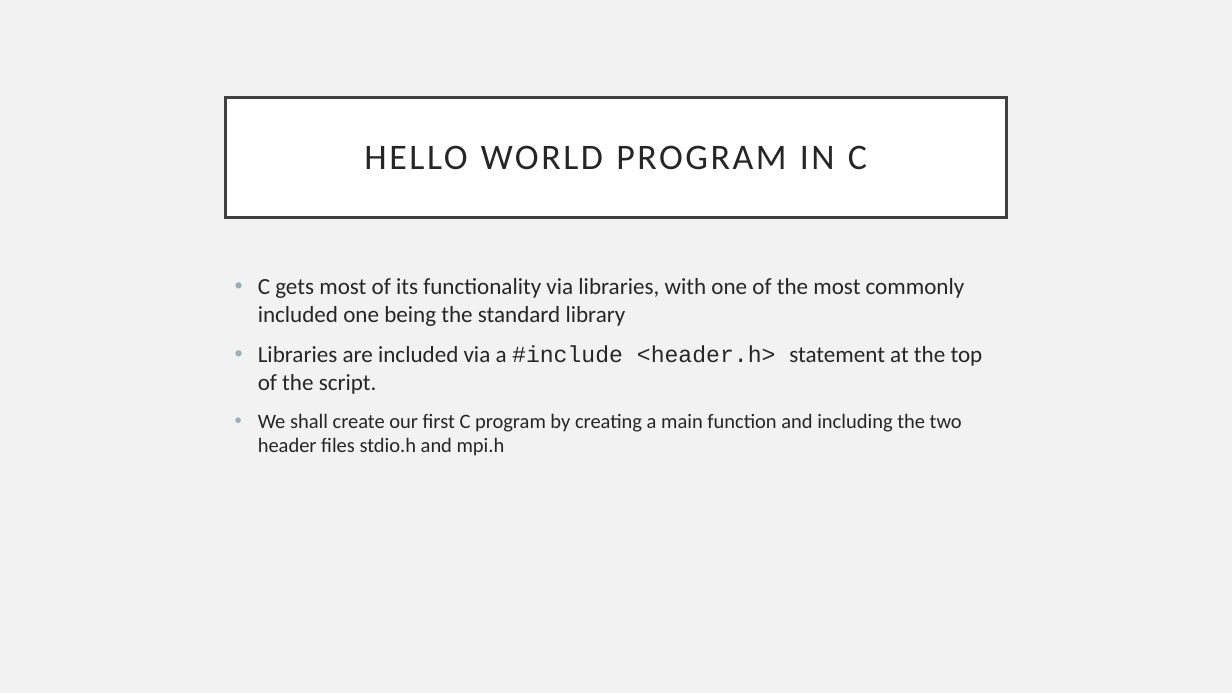
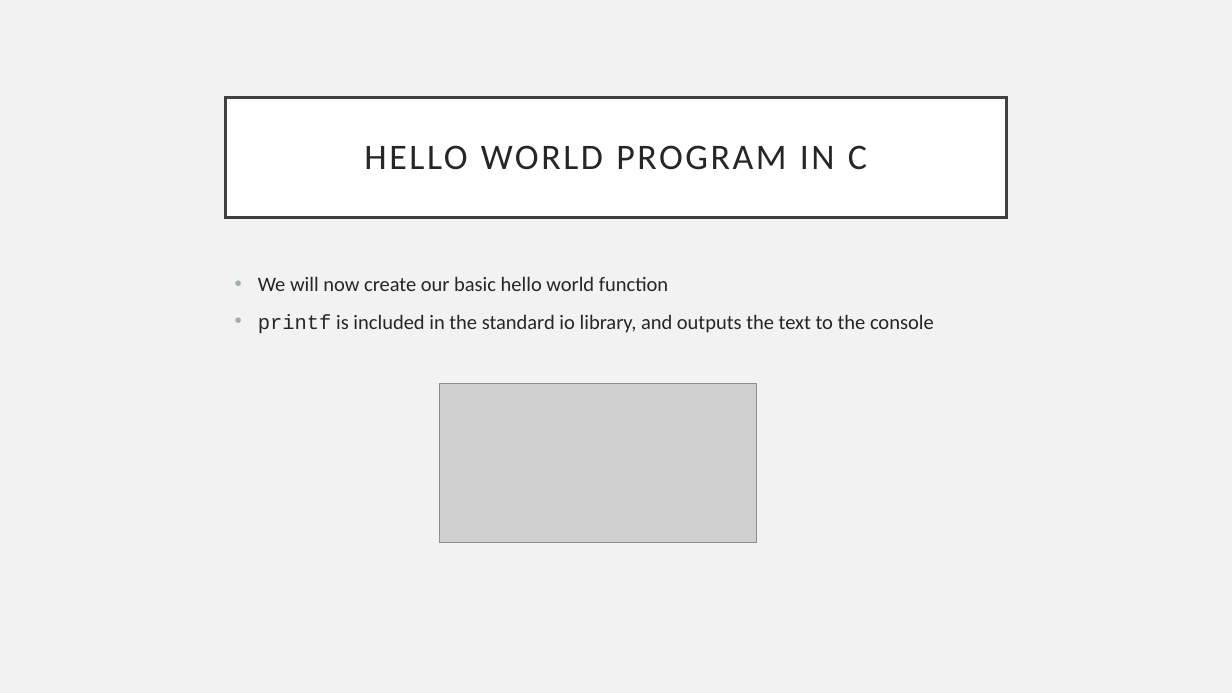
Before and after one commit to Andrewpensoneault/Intro-Parallel-Computing, a slide deck: slide 5 of Lectures/Lecture 3/lecture3.pptx. Drawn at 1232x693 pixels with LibreOffice and Linux fonts; fonts in the diff are those of the drawing; grey boxes stand for pictures. Boxes give left, top, right and bottom in pixels: in the first picture for what was removed or moved away, otherwise in the second. Text is boxed around its words. In the diff, an @@ line names an element or a change of style, - is before the commit and + after.

Commit message:
Updated mpi program

```diff
--- a/Lectures/Lecture 3/lecture3.pptx
+++ b/Lectures/Lecture 3/lecture3.pptx
@@ text at (x1=258, y1=276, x2=934, y2=334): text changed; size 18 to 16 pt @@
-• C gets most of its functionality via libraries, with one of the most commonly included one being the standard library
-• Libraries are included via a #include <header.h> statement at the top of the script.
-• We shall create our first C program by creating a main function and including the two header files stdio.h and mpi.h
+• We will now create our basic hello world function
+• printf is included in the standard io library, and outputs the text to the console
@@ picture added at (x1=440, y1=384, x2=757, y2=543) @@
```
Also in this commit, not shown: 2 slides added, 1 slide removed, 1 other file.
